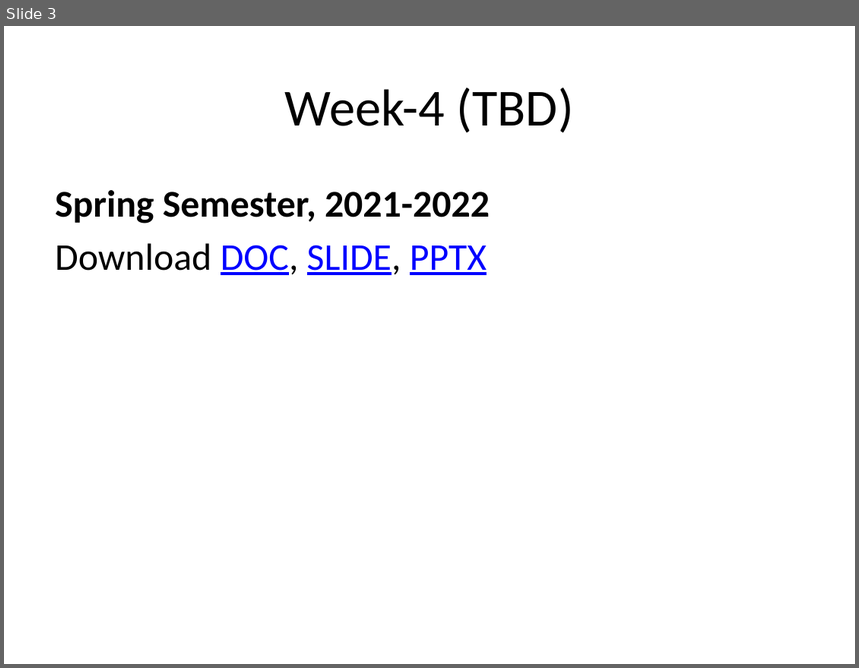
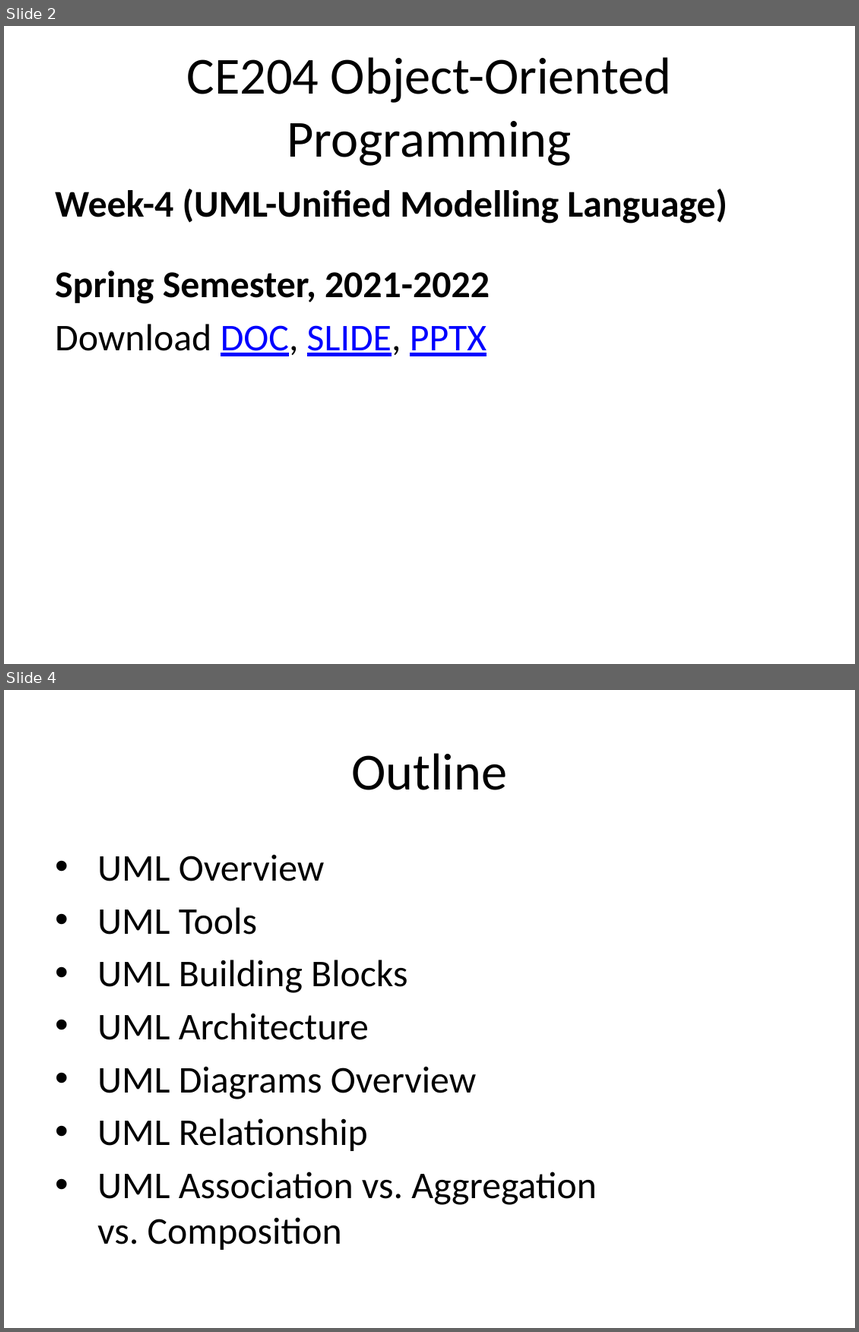
Before and after one commit to ucoruh/ce204-object-oriented-programming, a slide deck: docs/week-4/ce204-week-4.md_word.pptx. Shown one above the other, each under a label of ours: slide 3 before the commit, slides 2 and 4 after it; the slides between them are not shown. The pictures are 859x668 and 859x1332 pixels, drawn with LibreOffice and Linux fonts; fonts in the diff are those of the drawing. Boxes give left, top, right and bottom in pixels: in the first picture for what was removed or moved away, otherwise in the second. Text is boxed around its words. In the diff, an @@ line names an element or a change of style, - is before the commit and + after.

Commit message:
week-4 uml topic updated

```diff
--- a/docs/week-4/ce204-week-4.md_word.pptx
+++ b/docs/week-4/ce204-week-4.md_word.pptx
@@ slide 4 added at (4,690,855,1328), background #FFFFFF @@
@@ title added at (351,753,507,790), 44 pt, text #000000 @@
+Outline
@@ text added at (97,854,597,1250), 32 pt, text #000000 @@
+• UML Overview
+• UML Tools
+• UML Building Blocks
+• UML Architecture
+• UML Diagrams Overview
+• UML Relationship
+• UML Association vs. Aggregation vs. Composition
@@ what was slide 3 is now slide 2 @@
@@ slide 2 changed as well @@
@@ title at (187,57,672,166): text changed @@
-Week-4 (TBD)
+CE204 Object-Oriented Programming
@@ text at (55,189,728,224): paragraph added @@
+Week-4 (UML-Unified Modelling Language)
```
Also in this commit, not shown: 1 other slide changed, 278 other slides added, 4 slides removed, 57 other files.
